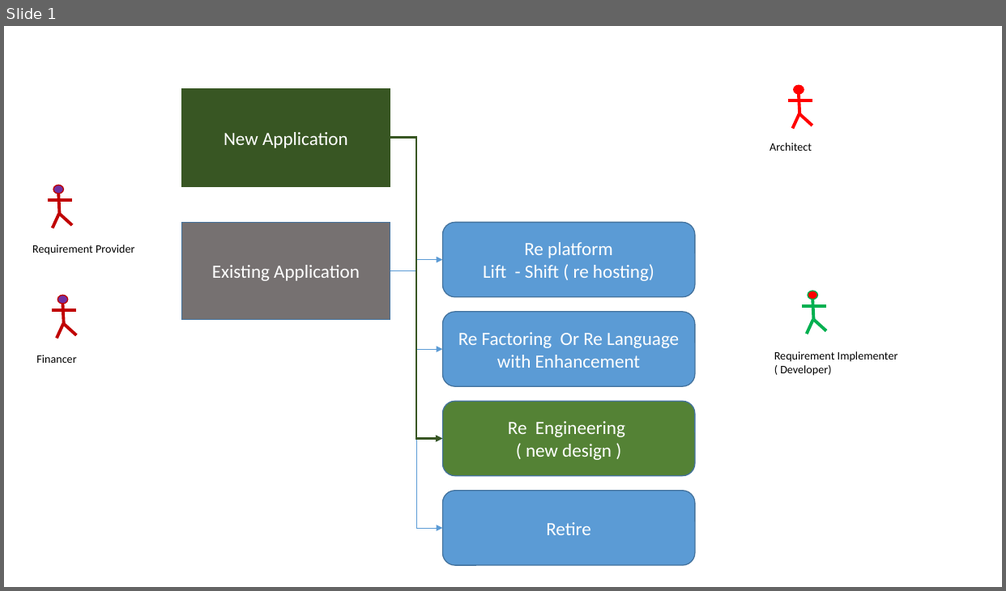
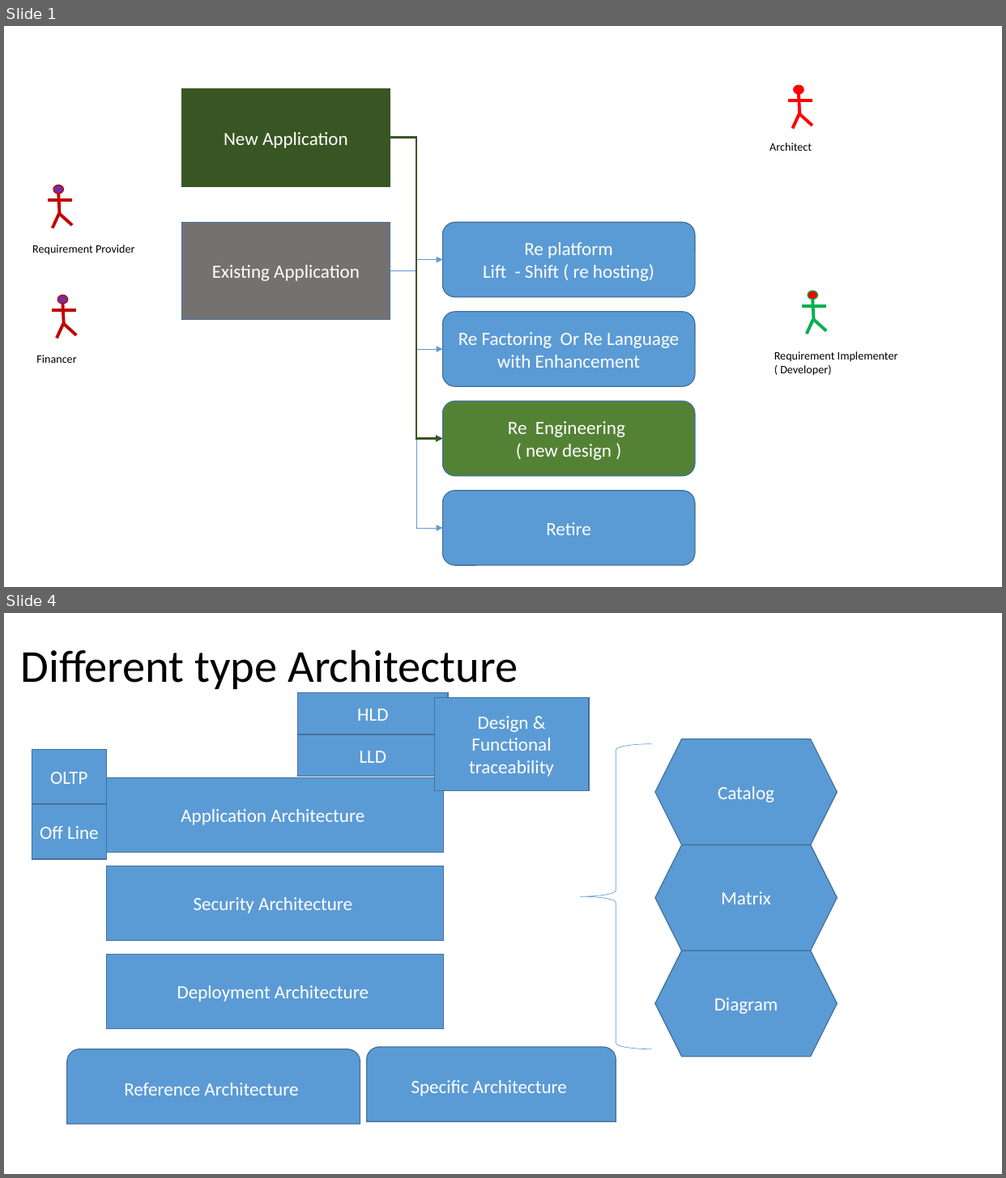
Before and after one commit to singhsiddh/sai, a slide deck: interview/Architecture.pptx. Shown one above the other, each under a label of ours: slide 1 before the commit, slides 1 and 4 after it; the slides between them are not shown. The pictures are 1006x591 and 1006x1178 pixels, drawn with LibreOffice and Linux fonts; fonts in the diff are those of the drawing. Boxes give left, top, right and bottom in pixels: in the first picture for what was removed or moved away, otherwise in the second. Text is boxed around its words. In the diff, an @@ line names an element or a change of style, - is before the commit and + after.

Commit message:
Few more slide added in architecture

```diff
--- a/interview/Architecture.pptx
+++ b/interview/Architecture.pptx
@@ slide 4 added at [4,613,1002,1174], background #FFFFFF @@
@@ title added at [20,649,518,693], 44 pt, text #000000 @@
+Different type Architecture
@@ rectangle added at [298,693,449,735], fill #5B9BD5, outline #43739E 1 pt, 18 pt, text #FFFFFF @@
+HLD
@@ rectangle added at [434,697,590,790], fill #5B9BD5, outline #43739E 1 pt, 18 pt, text #FFFFFF @@
+Design & Functional traceability
@@ rectangle added at [32,749,107,805], fill #5B9BD5, outline #43739E 1 pt, 18 pt, text #FFFFFF @@
+OLTP
@@ rectangle added at [298,735,449,777], fill #5B9BD5, outline #43739E 1 pt, 18 pt, text #FFFFFF @@
+LLD
@@ right brace added at [581,744,652,1050], outline #5B9BD5 0.5 pt @@
@@ hexagon added at [655,739,837,845], fill #5B9BD5, outline #43739E 1 pt, 18 pt, text #FFFFFF @@
+Catalog
@@ rectangle added at [107,777,444,853], fill #5B9BD5, outline #43739E 1 pt, 18 pt, text #FFFFFF @@
+Application Architecture
@@ rectangle added at [32,804,107,859], fill #5B9BD5, outline #43739E 1 pt, 18 pt, text #FFFFFF @@
+Off Line
@@ hexagon added at [655,845,837,951], fill #5B9BD5, outline #43739E 1 pt, 18 pt, text #FFFFFF @@
+Matrix
@@ rectangle added at [107,866,444,941], fill #5B9BD5, outline #43739E 1 pt, 18 pt, text #FFFFFF @@
+Security Architecture
@@ hexagon added at [655,951,837,1056], fill #5B9BD5, outline #43739E 1 pt, 18 pt, text #FFFFFF @@
+Diagram
@@ rectangle added at [107,954,444,1029], fill #5B9BD5, outline #43739E 1 pt, 18 pt, text #FFFFFF @@
+Deployment Architecture
@@ round same rect added at [67,1050,360,1124], fill #5B9BD5, outline #43739E 1 pt, 18 pt, text #FFFFFF @@
+Reference Architecture
@@ round same rect added at [367,1047,616,1122], fill #5B9BD5, outline #43739E 1 pt, 18 pt, text #FFFFFF @@
+Specific Architecture
```
Also in this commit, not shown: 2 slides changed, 1 other slide added, 1 slide removed.
